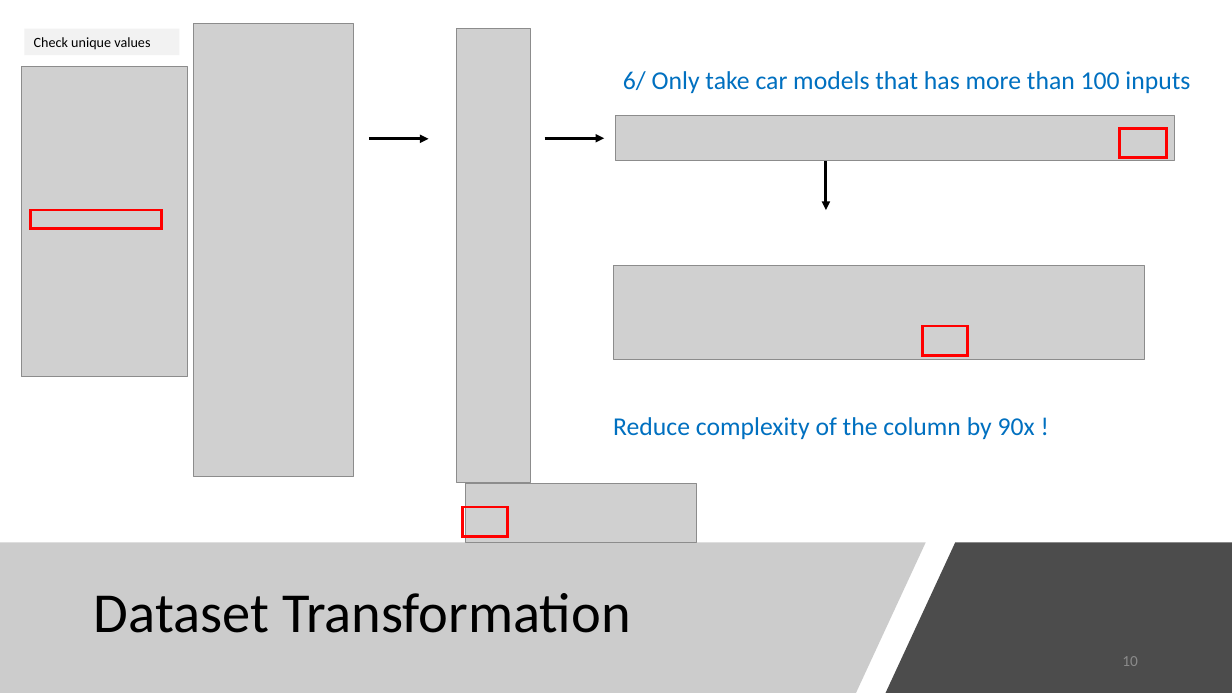
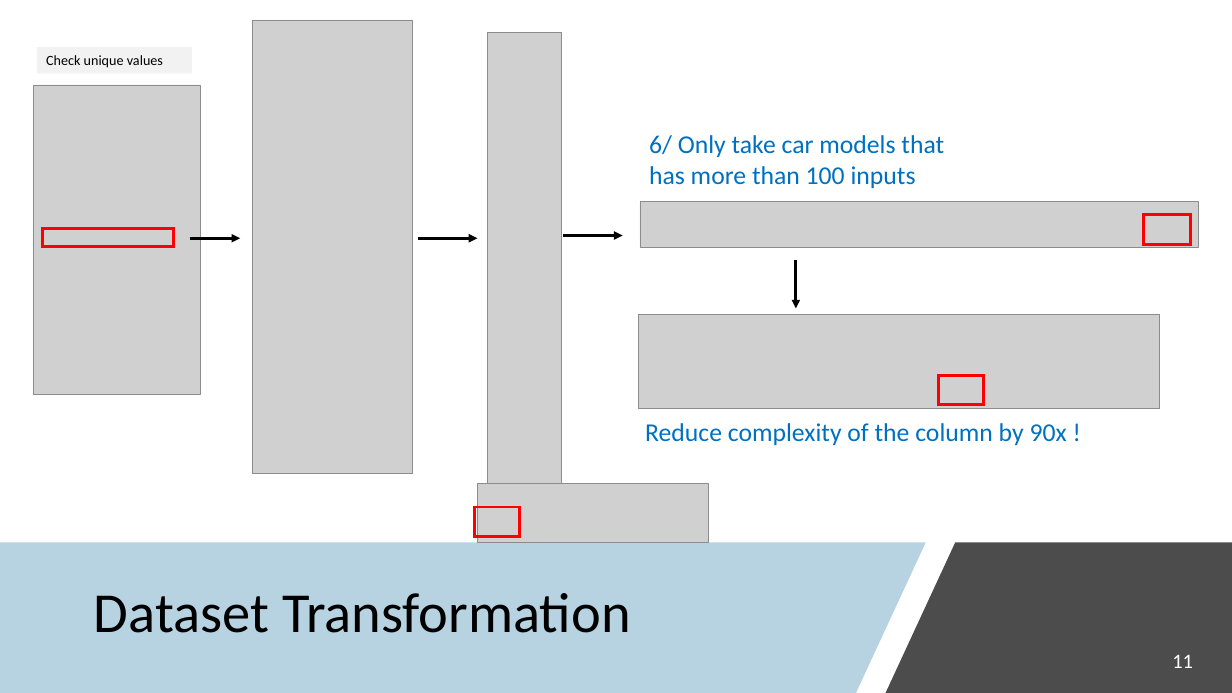
Before and after one commit to Dearsu520/automotive-modeling-project, a slide deck: slide 11 of ETL/Final Project.pptx (slide 10 before the commit). Drawn at 1232x693 pixels with LibreOffice and Linux fonts; fonts in the diff are those of the drawing; grey boxes stand for pictures. Boxes give left, top, right and bottom in pixels: in the first picture for what was removed or moved away, otherwise in the second. Text is boxed around its words. In the diff, an @@ line names an element or a change of style, - is before the commit and + after.

```diff
--- a/ETL/Final Project.pptx
+++ b/ETL/Final Project.pptx
@@ picture: place and size @@
-picture at (194, 23, 354, 477)
+picture at (253, 20, 413, 474)
@@ rectangle "Check unique values": place and size @@
-rectangle "Check unique values" at (25, 29, 180, 55)
+rectangle "Check unique values" at (37, 47, 192, 74)
@@ picture: place and size @@
-picture at (457, 29, 531, 482)
+picture at (487, 33, 561, 487)
@@ picture: place and size @@
-picture at (21, 67, 188, 376)
+picture at (33, 85, 200, 395)
@@ text "6/ Only take car models ..." rewrapped from (623, 71, 1190, 93) to (649, 135, 944, 188) @@
@@ picture: place and size @@
-picture at (616, 116, 1175, 161)
+picture at (640, 202, 1199, 248)
@@ rectangle: place and size @@
-rectangle at (30, 210, 162, 228)
+rectangle at (43, 228, 174, 247)
@@ arrow added from (189, 238) to (240, 238), #000000 2.25 pt @@
@@ arrow moved from (369, 139) - (429, 139) to (418, 238) - (478, 238) @@
@@ arrow moved from (544, 139) - (604, 139) to (563, 236) - (623, 236) @@
@@ rectangle: place and size @@
-rectangle at (1120, 128, 1167, 158)
+rectangle at (1144, 214, 1191, 244)
@@ arrow moved from (826, 161) - (826, 210) to (796, 260) - (796, 309) @@
@@ picture: place and size @@
-picture at (614, 265, 1144, 360)
+picture at (639, 314, 1160, 409)
@@ rectangle: place and size @@
-rectangle at (923, 326, 968, 356)
+rectangle at (939, 375, 983, 405)
@@ text "Reduce complexity of the column ...": place and size @@
-text "Reduce complexity of the column ..." at (613, 417, 1035, 439)
+text "Reduce complexity of the column ..." at (645, 423, 1067, 445)
@@ rectangle: place and size @@
-rectangle at (463, 507, 507, 537)
+rectangle at (475, 507, 519, 537)
@@ picture: place and size @@
-picture at (466, 483, 697, 543)
+picture at (478, 483, 709, 543)
@@ freeform shape at (0, 543, 926, 693): fill #808080 at 40% opacity to #4C8FB5 at 40% opacity @@
@@ page number at (1172, 655, 1193, 668): text changed; size 12 to 16 pt; text colour #8C8C8C to #FFFFFF @@
-10
+11
```
Also in this commit, not shown: 28 other slides changed, 4 slides added, 3 slides removed.
